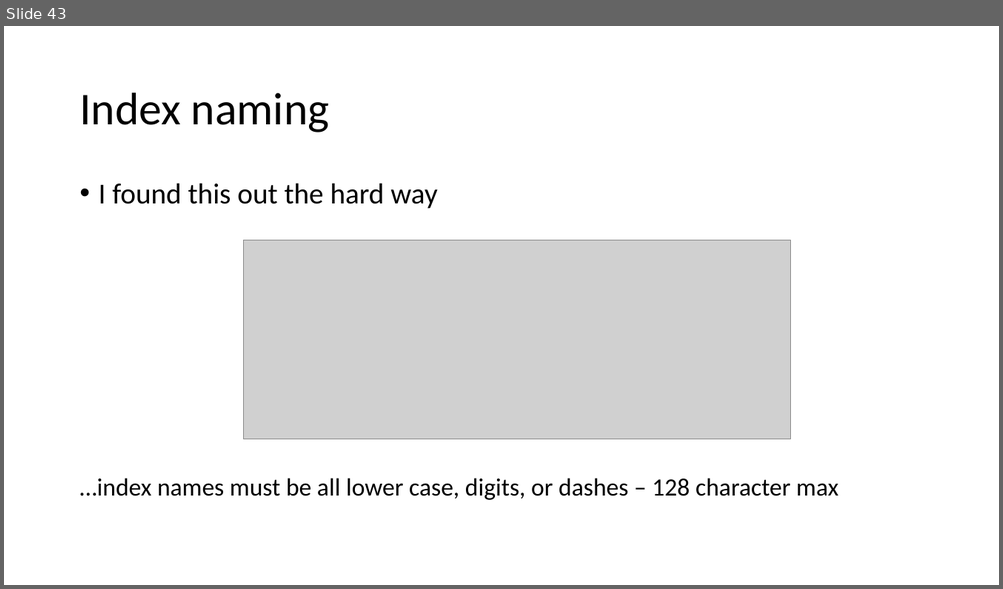
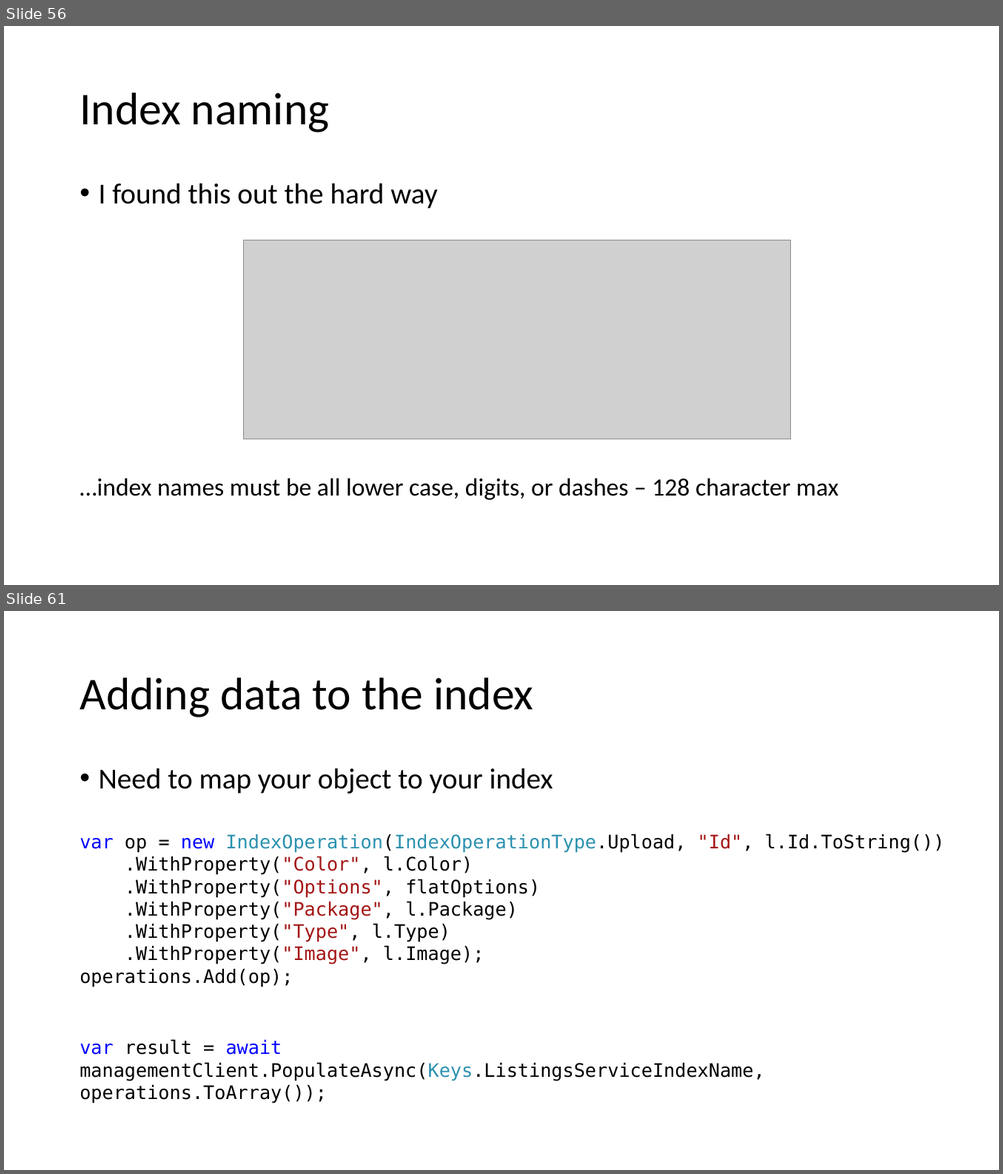
Before and after one commit to asiemer/AzureJeeps, a slide deck: docs/presentation.pptx. Shown one above the other, each under a label of ours: slide 43 before the commit, slides 56 and 61 after it; the slides between them are not shown. The pictures are 1003x589 and 1003x1174 pixels, drawn with LibreOffice and Linux fonts; fonts in the diff are those of the drawing; grey boxes stand for pictures. Boxes give left, top, right and bottom in pixels: in the first picture for what was removed or moved away, otherwise in the second. Text is boxed around its words. In the diff, an @@ line names an element or a change of style, - is before the commit and + after.

```diff
--- a/docs/presentation.pptx
+++ b/docs/presentation.pptx
@@ slide 61 added at (4,611,999,1170), background #FFFFFF @@
@@ title added at (79,678,533,718), 44 pt, text #000000 @@
+Adding data to the index
@@ text added at (99,768,553,794), 28 pt, text #000000 @@
+• Need to map your object to your index
@@ text added at (79,834,945,988), 18 pt, text #000000 @@
+var op = new IndexOperation(IndexOperationType.Upload, "Id", l.Id.ToString())
+.WithProperty("Color", l.Color)
+.WithProperty("Options", flatOptions)
+.WithProperty("Package", l.Package)
+.WithProperty("Type", l.Type)
+.WithProperty("Image", l.Image);
+operations.Add(op);
@@ text added at (79,1039,764,1104), 18 pt, text #000000 @@
+var result = await managementClient.PopulateAsync(Keys.ListingsServiceIndexName, operations.ToArray());
@@ what was slide 43 is now slide 56 @@
```
Also in this commit, not shown: 4 slides changed, 27 other slides added, 4 other files.
